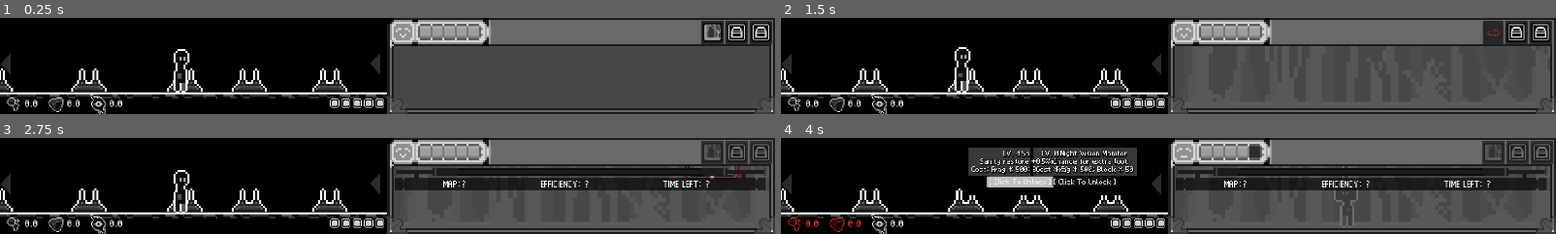
Above: before the commit, frames 1-4 (two rows, left to right).
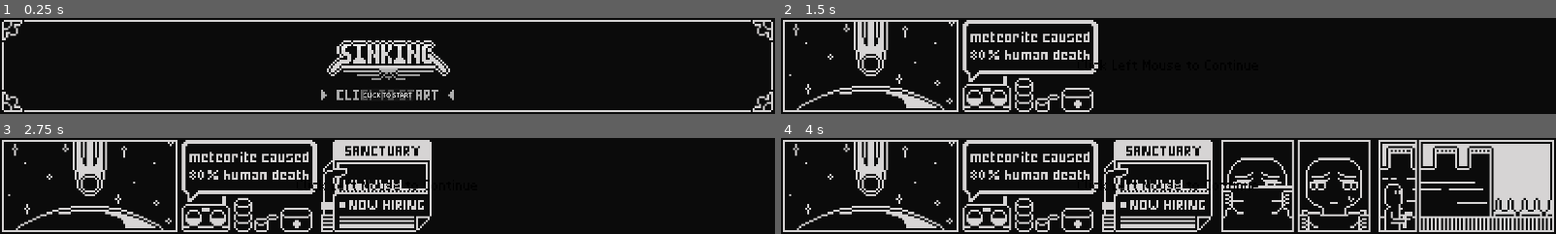
Above: after the commit, the same moments.

Repository: CarolShi417/Sinking
Game: Godot game, scene res://scenes/Scene/overall.tscn
The game is run twice, just before and just after one commit, with the same random seed, the same clock (stepped at 60 frames per second) and the same inputs. Before the commit the project starts from res://scenes/Scene/game.tscn.
Inputs (mouse positions are in pixels of both pictures, inside the frame that each line leads up to):
- Up to frame 1 (0.25 s): no input
- Up to frame 2 (1.5 s): click (1168, 94) at 0.5 s, where only the run after the commit has a clickable "CLICK TO START"; click (1494, 32) at 1.27 s
- Up to frame 3 (2.75 s): click (713, 152) at 2.02 s
- Up to frame 4 (4 s): move the mouse to (967, 191) at 2.77 s; click (967, 191) at 2.92 s; click (1021, 182) at 3.5 s, where only the run before the commit has a clickable "[ Click To Unlock ]"

The runs differ from the first frame. In frame 1, 55% of the frame differs, in the area x 0-100%, y 2-100%; in frame 2, 60%; in frame 3, 54%; in frame 4, 61%.

Commit message:
增加BGM和音效
开场BGM和游戏开始白噪音BGM，音效增加一组悬停map button，player assign，player walk

Diff:
--- /dev/null
+++ b/default_bus_layout.tres
@@ -0,0 +1,15 @@
+[gd_resource type="AudioBusLayout" format=3 uid="uid://dynjjrxbandqa"]
+
+[resource]
+bus/1/name = &"Music"
+bus/1/solo = false
+bus/1/mute = false
+bus/1/bypass_fx = false
+bus/1/volume_db = 0.0
+bus/1/send = &"Master"
+bus/2/name = &"SFX"
+bus/2/solo = false
+bus/2/mute = false
+bus/2/bypass_fx = false
+bus/2/volume_db = 0.0
+bus/2/send = &"Master"
--- a/project.godot
+++ b/project.godot
@@ -11,7 +11,7 @@
 [application]
 
 config/name="SINKING"
-run/main_scene="uid://3mfqqjaqst50"
+run/main_scene="uid://dov0g81akr1ae"
 config/features=PackedStringArray("4.5", "Forward Plus")
 config/icon="res://icon.svg"
 
@@ -51,6 +51,7 @@
 "res://assets/UI/": "yellow",
 "res://assets/UI/美术没画程序就从这里面拿/": "blue",
 "res://assets/sprites/": "orange",
+"res://audio/": "pink",
 "res://scenes/": "green",
 "res://scripts/": "purple"
 }
--- a/scenes/Scene/game.tscn
+++ b/scenes/Scene/game.tscn
@@ -1,6 +1,7 @@
-[gd_scene load_steps=10 format=3 uid="uid://3mfqqjaqst50"]
+[gd_scene load_steps=12 format=3 uid="uid://3mfqqjaqst50"]
 
 [ext_resource type="PackedScene" uid="uid://crdvwcxh43g73" path="res://scenes/Scene/main_texture.tscn" id="1_dt22u"]
+[ext_resource type="Script" uid="uid://boftqg5ckrc6u" path="res://scripts/game.gd" id="1_f7bgk"]
 [ext_resource type="PackedScene" uid="uid://cw8e3mqdgtt6x" path="res://scenes/Scene/map_texture.tscn" id="2_rq6sv"]
 [ext_resource type="PackedScene" uid="uid://lkxmcbrinayj" path="res://scenes/UI/game_screen_ui.tscn" id="3_mlhe7"]
 [ext_resource type="PackedScene" uid="uid://iv4qvdu1lq0w" path="res://scenes/characters/worker.tscn" id="4_j5ily"]
@@ -9,8 +10,10 @@
 [ext_resource type="Script" uid="uid://b2uyiav6uo414" path="res://scenes/characters/worker_controller.gd" id="8_rq6sv"]
 [ext_resource type="Script" uid="uid://dvb3t28uip7i3" path="res://scripts/globals/random_stone_controller.gd" id="9_tmwkl"]
 [ext_resource type="PackedScene" uid="uid://dk7xruqxfnjos" path="res://scenes/components/random_stone_component.tscn" id="10_f7bgk"]
+[ext_resource type="AudioStream" uid="uid://by3mhvc7bdy2v" path="res://audio/bgm/MAP A白噪音2.mp3" id="11_ila35"]
 
 [node name="Game" type="Node2D" groups=["GameScene"]]
+script = ExtResource("1_f7bgk")
 
 [node name="WorkerResting" parent="." groups=["WorkerResting"] instance=ExtResource("4_j5ily")]
 position = Vector2(399, 188)
@@ -46,3 +49,7 @@
 script = ExtResource("9_tmwkl")
 
 [node name="StoneComponent" parent="StoneController" instance=ExtResource("10_f7bgk")]
+
+[node name="AudioStreamPlayer_whiteNoisebgm" type="AudioStreamPlayer2D" parent="."]
+stream = ExtResource("11_ila35")
+bus = &"Music"
--- a/scenes/UI/map_select_panel.tscn
+++ b/scenes/UI/map_select_panel.tscn
@@ -8,6 +8,7 @@
 [ext_resource type="Texture2D" uid="uid://c8jk6apvglcj3" path="res://assets/UI/map_selectMapButton/map_button_locked.png" id="5_34kuy"]
 [ext_resource type="Texture2D" uid="uid://cbfa2hld2htgv" path="res://assets/UI/map_selectMapButton/map_button_mapB.png" id="5_e4k20"]
 [ext_resource type="Texture2D" uid="uid://dobx1dqk5t620" path="res://assets/UI/map_selectMapButton/map_button_mapC.png" id="6_34kuy"]
+[ext_resource type="AudioStream" uid="uid://b83suyhaxp4ay" path="res://audio/sound/悬停音效1.mp3" id="9_88td3"]
 
 [sub_resource type="Theme" id="Theme_34kuy"]
 
@@ -111,3 +112,7 @@
 theme = ExtResource("1_bqvx4")
 theme_type_variation = &"MapButton"
 icon = ExtResource("6_34kuy")
+
+[node name="AudioStreamPlayer_hoverButtonSFX" type="AudioStreamPlayer2D" parent="."]
+stream = ExtResource("9_88td3")
+bus = &"SFX"
--- a/scenes/UI/map_select_panel_controller.gd
+++ b/scenes/UI/map_select_panel_controller.gd
@@ -26,6 +26,9 @@
 signal has_assigned()
 var current_assigned_map_id: String = ""
 var map_panels: Array[PanelContainer] = []
+
+# 音效
+@onready var hover_sfx: AudioStreamPlayer2D = $AudioStreamPlayer_hoverButtonSFX  # 👈 新增
 
 func _ready() -> void:
 
@@ -70,6 +73,7 @@
 func _on_hover_changed(map_id: String, active: bool, unlocked: bool) -> void:
 	if active:#如果鼠标悬停，获取地图数据，通知显示info panel
 		map_hovered.emit(map_id, true, unlocked)
+		hover_sfx.play()  # 播放鼠标悬停按钮音效
 	else:# 如果鼠标离开，通知隐藏info panel
 		map_unhovered.emit(map_id, false)
 		#print("鼠标离开")
--- a/scenes/UI/start/overall_screen_ui.gd
+++ b/scenes/UI/start/overall_screen_ui.gd
@@ -5,7 +5,7 @@
 @onready var start_menu: Control = $StartMenu
 @onready var opening_comic: Control = $OpeningComic
 @onready var dialogue_control: Control = $DialogueControl
-
+@onready var start_bgm: AudioStreamPlayer2D = $AudioStreamPlayer_Startbgm  # 👈 新增
 
 func _ready():
 	# 初始状态
@@ -17,6 +17,9 @@
 	start_menu.start_pressed.connect(_on_start_pressed)
 	opening_comic.comic_finished.connect(_on_comic_finished)
 	dialogue_control.dialogue_finished.connect(_on_dialogue_finished)
+
+	#播放bgm
+	start_bgm.play()
 
 # ===============================
 # 点击 StartMenu Start
@@ -39,5 +42,6 @@
 
 func _on_dialogue_finished():
 	dialogue_control.hide()
+	start_bgm.stop()
 	game_start.emit()
 	# 👉 此时游戏自然露出来（GameScene一直在）
--- a/scenes/UI/start/overall_screen_ui.tscn
+++ b/scenes/UI/start/overall_screen_ui.tscn
@@ -1,9 +1,10 @@
-[gd_scene load_steps=5 format=3 uid="uid://cnn63261015jl"]
+[gd_scene load_steps=6 format=3 uid="uid://cnn63261015jl"]
 
 [ext_resource type="Script" uid="uid://dvrten3htp0t2" path="res://scenes/UI/start/overall_screen_ui.gd" id="1_ljbyj"]
 [ext_resource type="PackedScene" uid="uid://bpsyh6efc6man" path="res://scenes/UI/start/start_menu.tscn" id="1_v5kbm"]
 [ext_resource type="PackedScene" uid="uid://4btqj0mbigwe" path="res://scenes/UI/start/opening_comic.tscn" id="2_ljbyj"]
 [ext_resource type="PackedScene" uid="uid://cmld5go3ad5fc" path="res://scenes/UI/start/dialogue_control.tscn" id="4_m5peo"]
+[ext_resource type="AudioStream" uid="uid://cnksd3c81j62g" path="res://audio/bgm/开场bgm.mp3" id="5_dc0y2"]
 
 [node name="OverallScreenUI" type="Control"]
 layout_mode = 3
@@ -32,3 +33,7 @@
 offset_bottom = 240.0
 grow_horizontal = 1
 grow_vertical = 1
+
+[node name="AudioStreamPlayer_Startbgm" type="AudioStreamPlayer2D" parent="."]
+stream = ExtResource("5_dc0y2")
+bus = &"Music"
--- a/scenes/characters/behavior_controller.gd
+++ b/scenes/characters/behavior_controller.gd
@@ -34,6 +34,10 @@
 # ===============================
 var _is_hovering := false
 
+#音效
+@onready var is_assigned_sfx: AudioStreamPlayer2D = $"../AudioStreamPlayer_isAssignedSFX"
+@onready var walk_sfx: AudioStreamPlayer2D = $"../AudioStreamPlayer_walkSFX"
+
 func _ready() -> void:
 	GameState.state_changed.connect(_on_state_changed)
 	GameState.behavior_changed.connect(_on_behavior_changed)
@@ -92,6 +96,7 @@
 	current_behavior = DataTypes.BehaviorState.send
 	GameState.set_behavior(current_behavior)
 	print(current_behavior)
+	is_assigned_sfx.play()
 	# 等待动画播放完成
 	await get_tree().create_timer(1.5).timeout
 
@@ -100,6 +105,7 @@
 	print(current_behavior)
 	# 等待动画播放完成
 	await get_tree().create_timer(1.5).timeout
+	is_assigned_sfx.stop()
 
 	start_idle_timer()
 
@@ -107,6 +113,9 @@
 # 切换worker状态，连接不同动画
 # ===============================
 func _on_behavior_changed(new_behavior):
+	# 只要不是 walk，就停止走路音效
+	if new_behavior != DataTypes.BehaviorState.walk:
+		walk_sfx.stop()
 
 	match new_behavior:
 		DataTypes.BehaviorState.idle:
@@ -114,6 +123,7 @@
 
 		DataTypes.BehaviorState.walk:
 			state_machine.transition_to("Walk")
+			walk_sfx.play()
 
 		DataTypes.BehaviorState.gather:
 			state_machine.transition_to("Gather")
--- a/scenes/characters/worker.tscn
+++ b/scenes/characters/worker.tscn
@@ -30,6 +30,7 @@
 [ext_resource type="Texture2D" uid="uid://c28qnfqtp11r6" path="res://assets/UI/map_battery/battery_100-80.png" id="20_ee4xu"]
 [ext_resource type="Script" uid="uid://dt6f57jpe0eae" path="res://scenes/characters/assign_to_work.gd" id="22_3uemc"]
 [ext_resource type="Script" uid="uid://b2f6u3sxxp0y8" path="res://scenes/characters/arrive_shelter.gd" id="23_l03ym"]
+[ext_resource type="AudioStream" uid="uid://cw4omp8kv7ggu" path="res://audio/sound/机械臂2.mp3" id="31_c3fo5"]
 
 [sub_resource type="AtlasTexture" id="AtlasTexture_ku4dj"]
 atlas = ExtResource("2_kq2uw")
@@ -1143,4 +1144,14 @@
 region_enabled = true
 region_rect = Rect2(0, 0, 65, 60)
 
+[node name="AudioStreamPlayer_isAssignedSFX" type="AudioStreamPlayer2D" parent="."]
+stream = ExtResource("31_c3fo5")
+volume_db = -5.0
+bus = &"SFX"
+
+[node name="AudioStreamPlayer_walkSFX" type="AudioStreamPlayer2D" parent="."]
+stream = ExtResource("31_c3fo5")
+volume_db = -5.0
+bus = &"SFX"
+
 [connection signal="mouse_entered" from="." to="." method="_on_mouse_entered"]
--- /dev/null
+++ b/scripts/game.gd
@@ -0,0 +1,10 @@
+extends Node
+
+@onready var white_noise_bgm: AudioStreamPlayer2D = $AudioStreamPlayer_whiteNoisebgm
+
+
+func _ready():
+	white_noise_bgm.play()
+
+#func _on_game_start():
+	#white_noise_bgm.play()
Not shown, added: audio/bgm/MAP A白噪音2.mp3.import
Not shown, added: audio/bgm/开场bgm.mp3.import
Not shown, added: audio/sound/建筑升级音效1.mp3.import
Not shown, added: audio/sound/悬停音效1.mp3.import
Not shown, added: audio/sound/提醒音效1.mp3.import
Not shown, added: audio/sound/机械臂1.mp3.import
Not shown, added: audio/sound/机械臂2.mp3.import
Not shown, added: audio/sound/机械臂3.mp3.import
Not shown, added: audio/sound/碎片音效1.mp3.import
Not shown, added: audio/sound/碎片音效2.mp3.import
Not shown, added: audio/sound/翻书页.mp3.import
Not shown, added: audio/sound/脚步声1.mp3.import
(and 30 more such lines)
